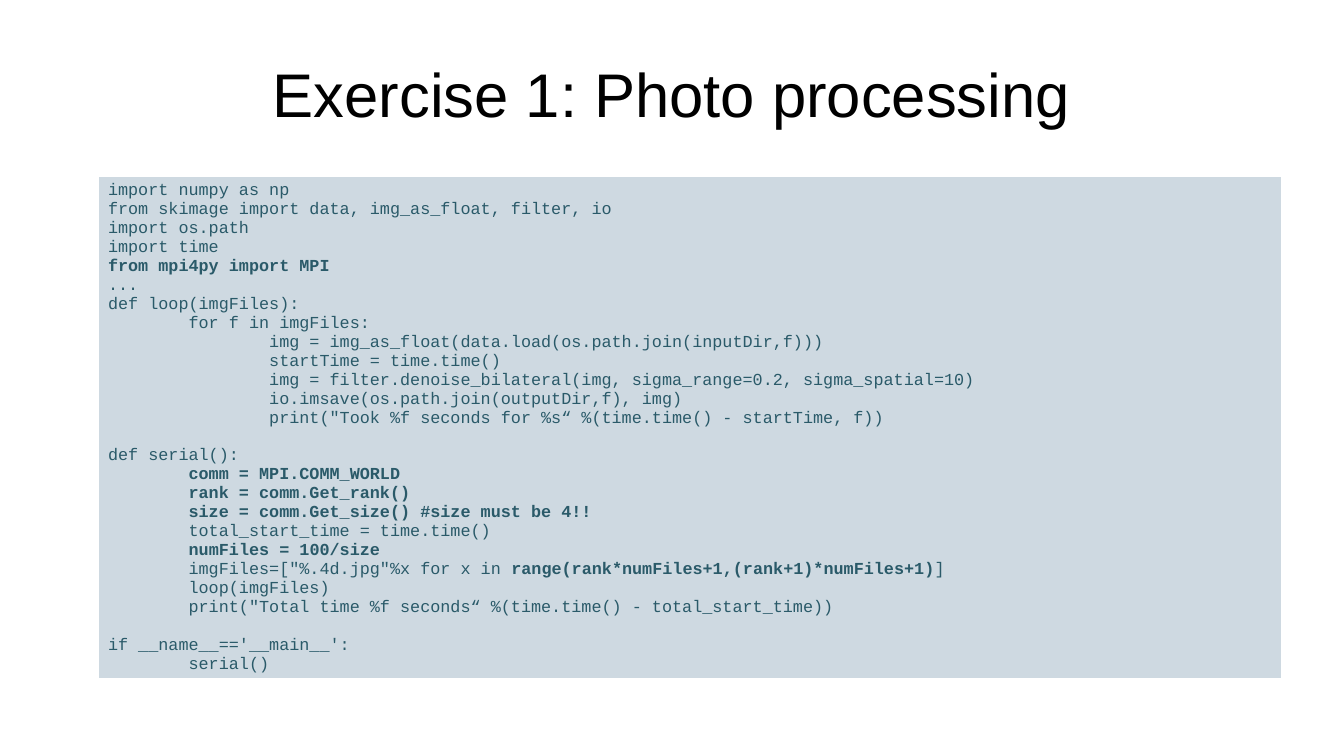
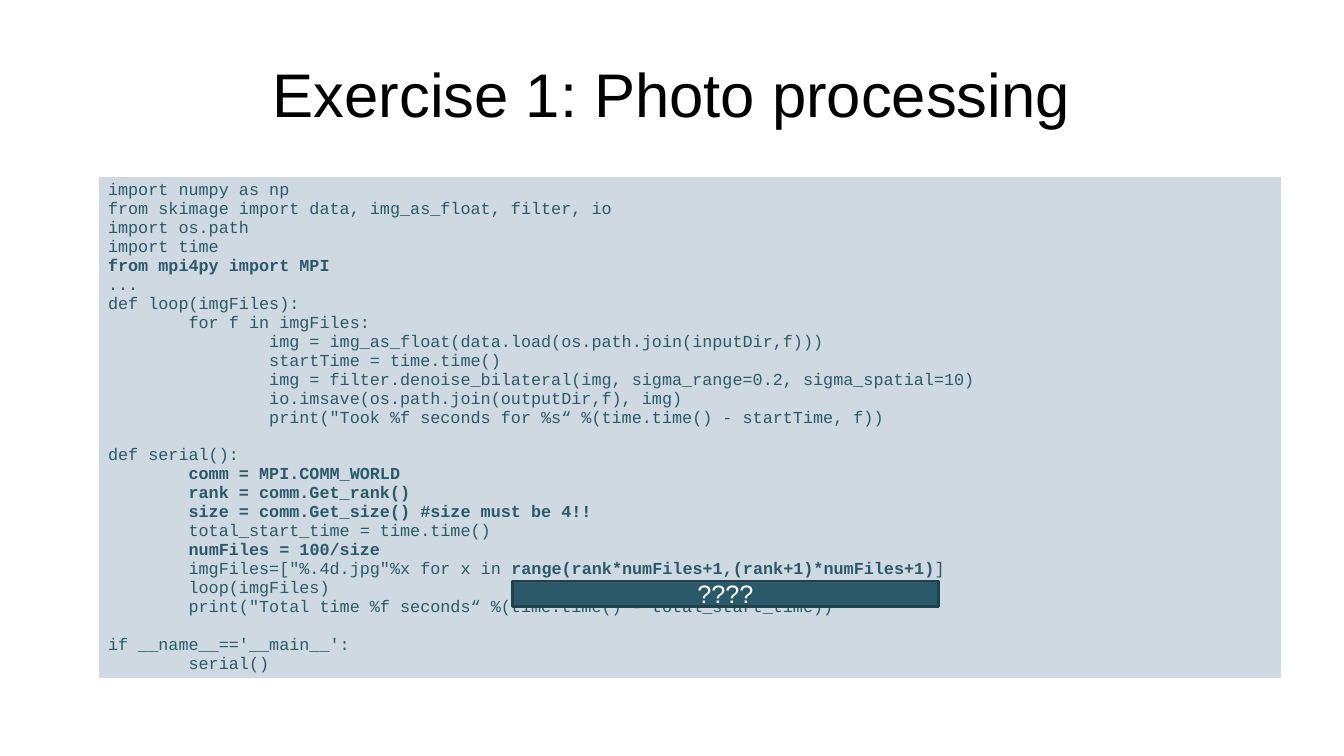
Before and after one commit to nesi/training, a slide deck: slide 23 of otago2014-05/mpi/MPI_in_Python_slides.pptx. Drawn at 1344x756 pixels with LibreOffice and Linux fonts; fonts in the diff are those of the drawing. Boxes give left, top, right and bottom in pixels: in the first picture for what was removed or moved away, otherwise in the second. Text is boxed around its words. In the diff, an @@ line names an element or a change of style, - is before the commit and + after.

```diff
--- a/otago2014-05/mpi/MPI_in_Python_slides.pptx
+++ b/otago2014-05/mpi/MPI_in_Python_slides.pptx
@@ rectangle added at (512, 581, 939, 606), fill #2A5A69, outline #1F434E 2 pt, 18 pt, text #FFFFFF @@
+????
```
Also in this commit, not shown: 13 other slides changed.
